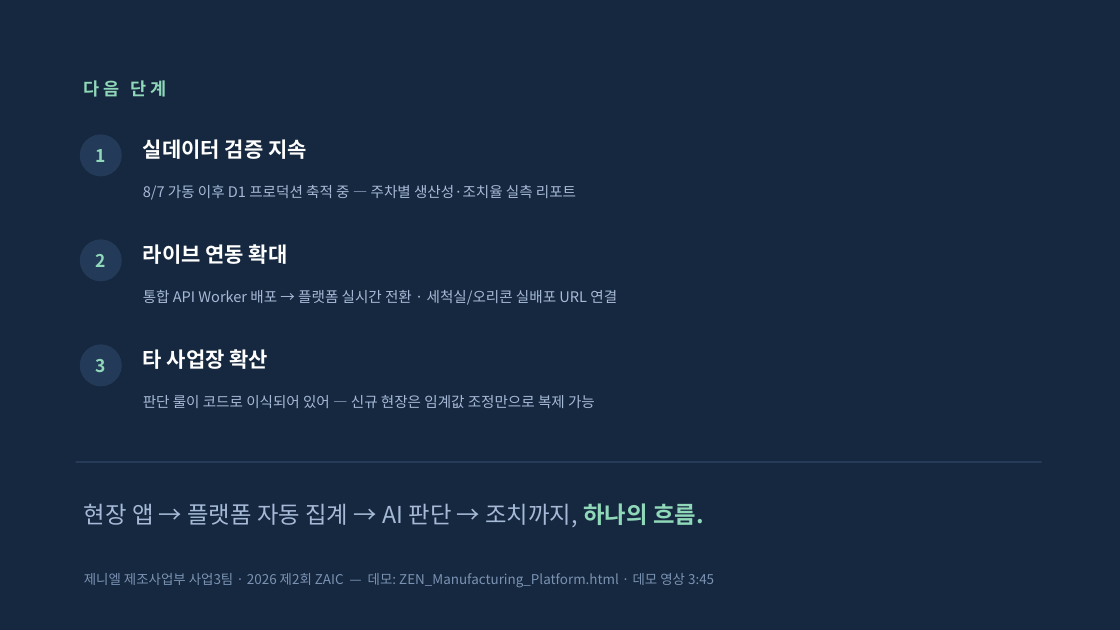
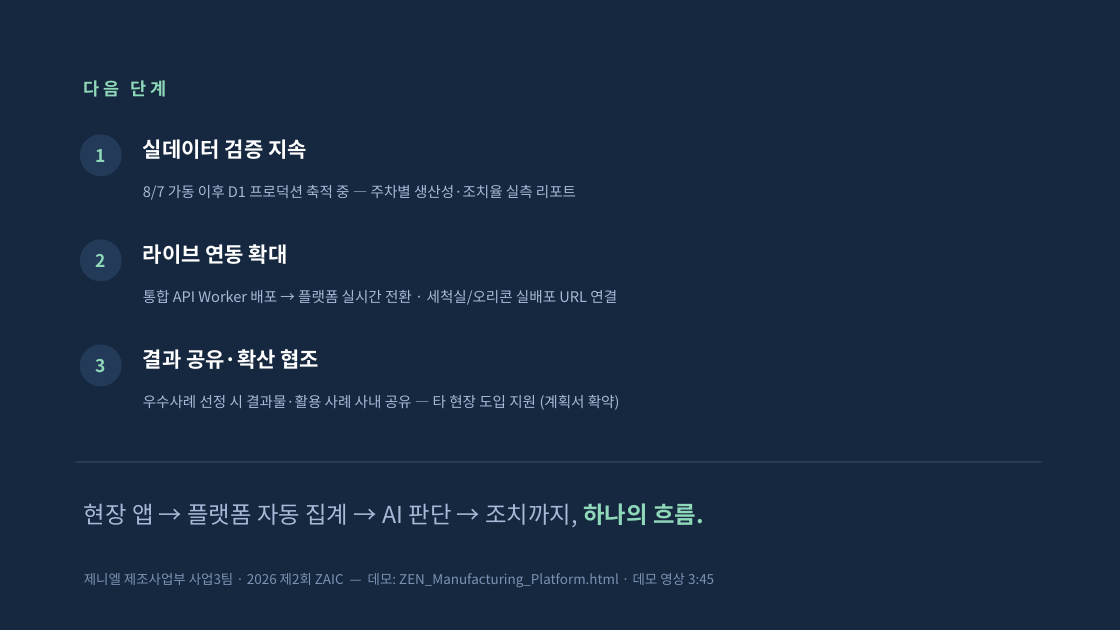
Before and after one commit to hodoo0831-coder/zenf-, a slide deck: slide 10 of ZEN_ZAIC_보고자료.pptx. Drawn at 1120x630 pixels with LibreOffice and Linux fonts; fonts in the diff are those of the drawing. Boxes give left, top, right and bottom in pixels: in the first picture for what was removed or moved away, otherwise in the second. Text is boxed around its words. In the diff, an @@ line names an element or a change of style, - is before the commit and + after.

```diff
--- a/ZEN_ZAIC_보고자료.pptx
+++ b/ZEN_ZAIC_보고자료.pptx
@@ text at <box>143,349,320,369</box>: text changed @@
-타 사업장 확산
+결과 공유·확산 협조
@@ text at <box>143,395,620,410</box>: text changed @@
-판단 룰이 코드로 이식되어 있어 — 신규 현장은 임계값 조정만으로 복제 가능
+우수사례 선정 시 결과물·활용 사례 사내 공유 — 타 현장 도입 지원 (계획서 확약)
```
Also in this commit, not shown: 1 slide added, 1 slide removed.
